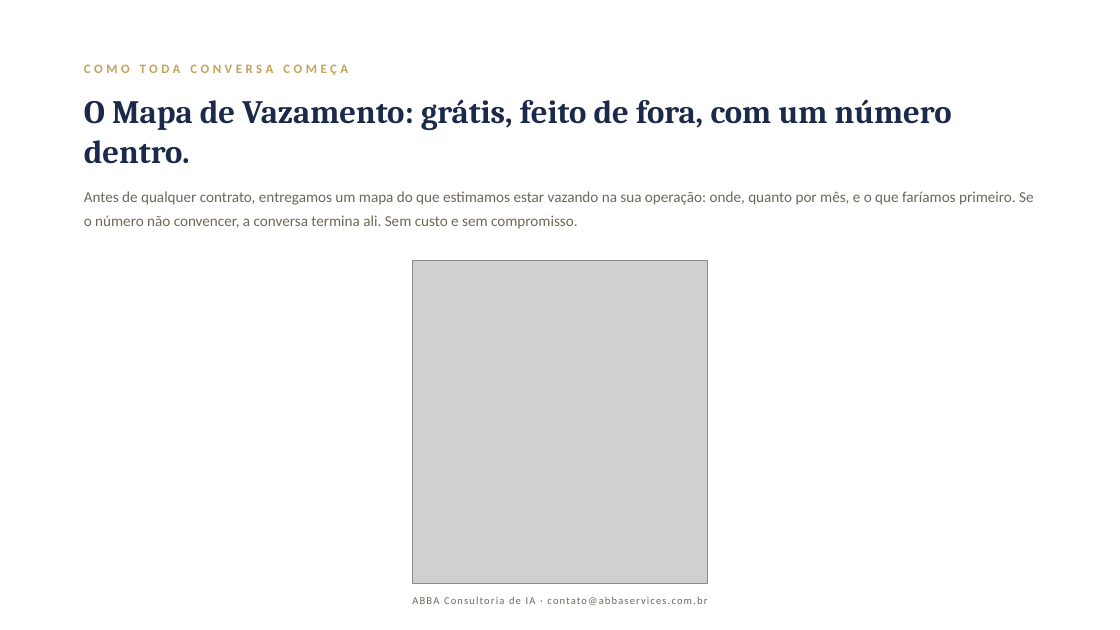
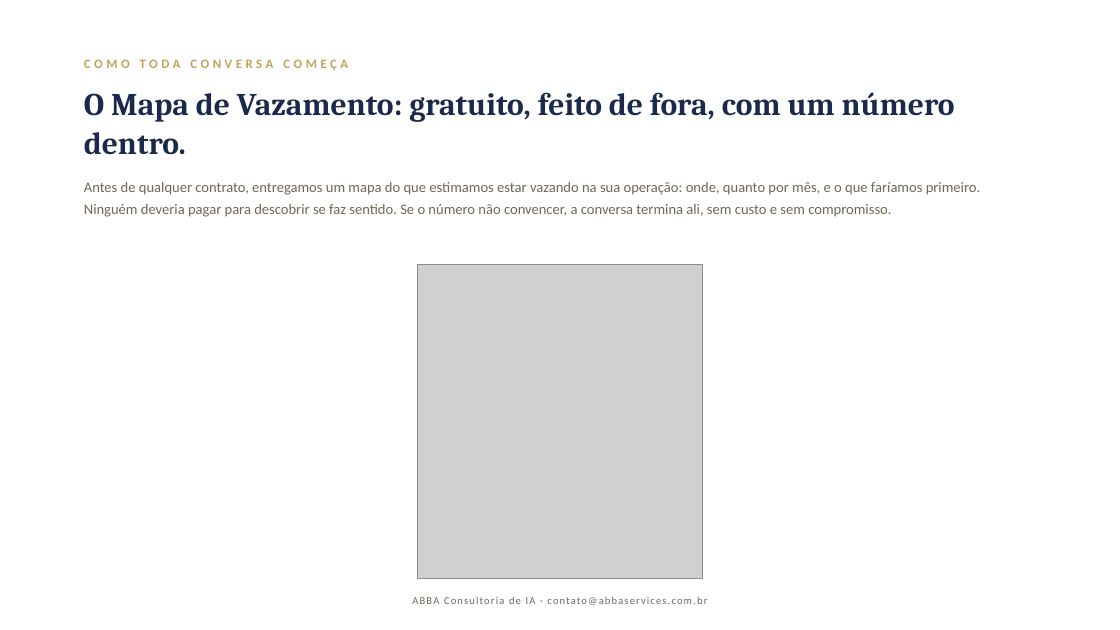
Before and after one commit to DanielMoraesCoca/abba-ops, a slide deck: slide 6 of 08-materiais/modelos/abba-deck-institucional.pptx. Drawn at 1120x630 pixels with LibreOffice and Linux fonts; fonts in the diff are those of the drawing; grey boxes stand for pictures. Boxes give left, top, right and bottom in pixels: in the first picture for what was removed or moved away, otherwise in the second. Text is boxed around its words. In the diff, an @@ line names an element or a change of style, - is before the commit and + after.

```diff
--- a/08-materiais/modelos/abba-deck-institucional.pptx
+++ b/08-materiais/modelos/abba-deck-institucional.pptx
@@ text "COMO TODA CONVERSA COMEÇA": place and size @@
-text "COMO TODA CONVERSA COMEÇA" at box(84, 64, 348, 75)
+text "COMO TODA CONVERSA COMEÇA" at box(84, 59, 348, 70)
@@ text at box(84, 92, 955, 155): text changed; size 28 to 27 pt @@
-O Mapa de Vazamento: grátis, feito de fora, com um número dentro.
+O Mapa de Vazamento: gratuito, feito de fora, com um número dentro.
@@ text at box(84, 182, 980, 217): text changed; size 13 to 12.5 pt @@
-Antes de qualquer contrato, entregamos um mapa do que estimamos estar vazando na sua operação: onde, quanto por mês, e o que faríamos primeiro. Se o número não convencer, a conversa termina ali. Sem custo e sem compromisso.
+Antes de qualquer contrato, entregamos um mapa do que estimamos estar vazando na sua operação: onde, quanto por mês, e o que faríamos primeiro. Ninguém deveria pagar para descobrir se faz sentido. Se o número não convencer, a conversa termina ali, sem custo e sem compromisso.
@@ picture: place and size @@
-picture at box(413, 260, 707, 584)
+picture at box(417, 265, 702, 579)
```
Also in this commit, not shown: 4 other slides changed, 9 slides added, 6 slides removed, 14 other files.
